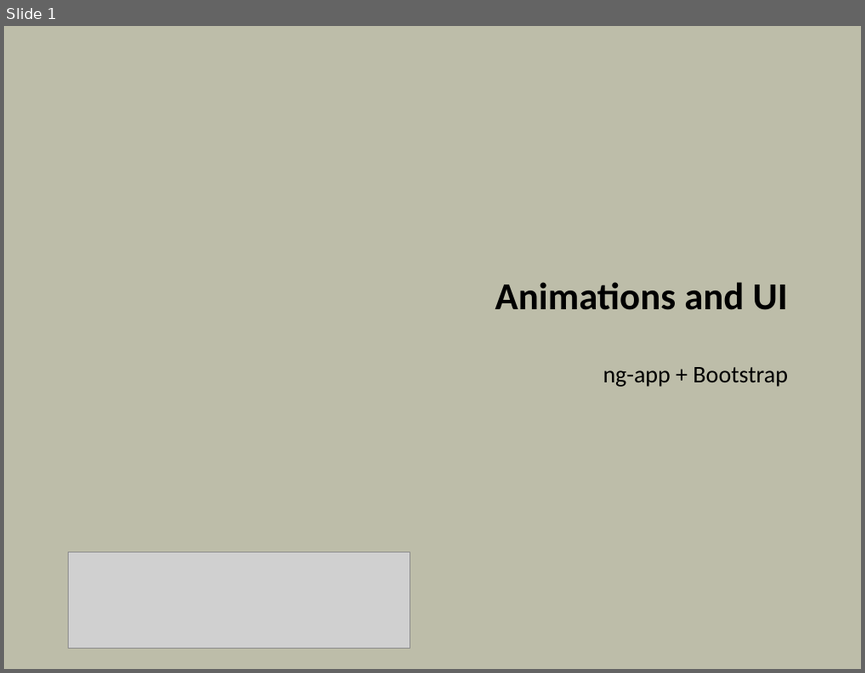
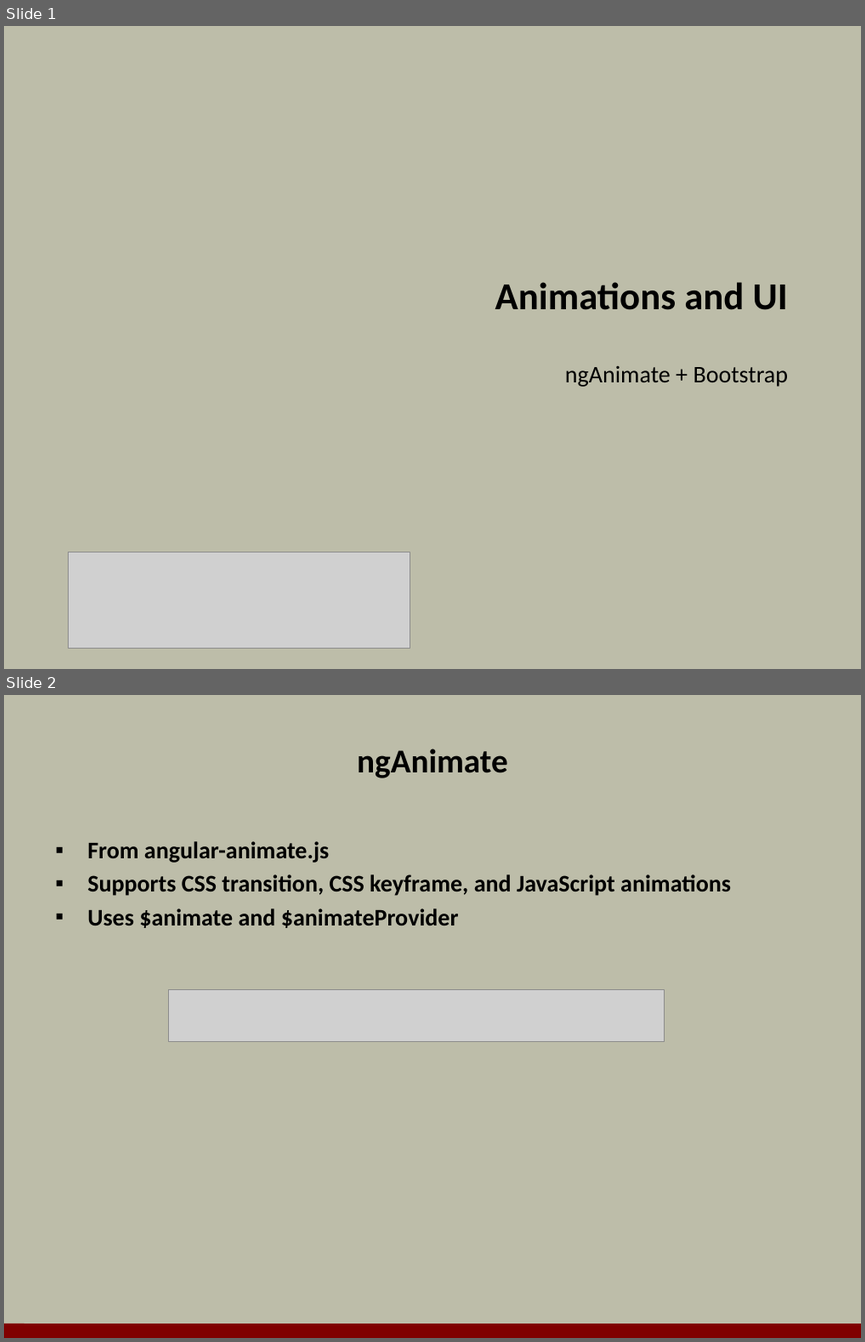
Before and after one commit to OdeToCode/classes, a slide deck: angularjs/slides/08_UI.pptx. Shown one above the other, each under a label of ours: slide 1 before the commit, slides 1 and 2 after it. The pictures are 865x673 and 865x1342 pixels, drawn with LibreOffice and Linux fonts; fonts in the diff are those of the drawing; grey boxes stand for pictures; background and template pictures are left out. Boxes give left, top, right and bottom in pixels: in the first picture for what was removed or moved away, otherwise in the second. Text is boxed around its words. In the diff, an @@ line names an element or a change of style, - is before the commit and + after.

```diff
--- a/angularjs/slides/08_UI.pptx
+++ b/angularjs/slides/08_UI.pptx
@@ slide 2 added at box(4, 695, 861, 1338), background #BDBDA9 @@
@@ title added at box(357, 749, 508, 778), 28 pt, text #000000, bold @@
+ngAnimate
@@ text added at box(87, 841, 731, 928), 20 pt, text #000000, bold @@
+▪ From angular-animate.js
+▪ Supports CSS transition, CSS keyframe, and JavaScript animations
+▪ Uses $animate and $animateProvider
@@ picture added at box(169, 990, 664, 1041) @@
@@ line added from (4, 1330) to (861, 1331), #800000 12 pt @@
@@ slide 1 changed as well @@
@@ subtitle at box(565, 366, 789, 386): text changed @@
-ng-app + Bootstrap
+ngAnimate + Bootstrap
```
Also in this commit, not shown: 10 other slides added, 1 slide removed, 38 other files.
